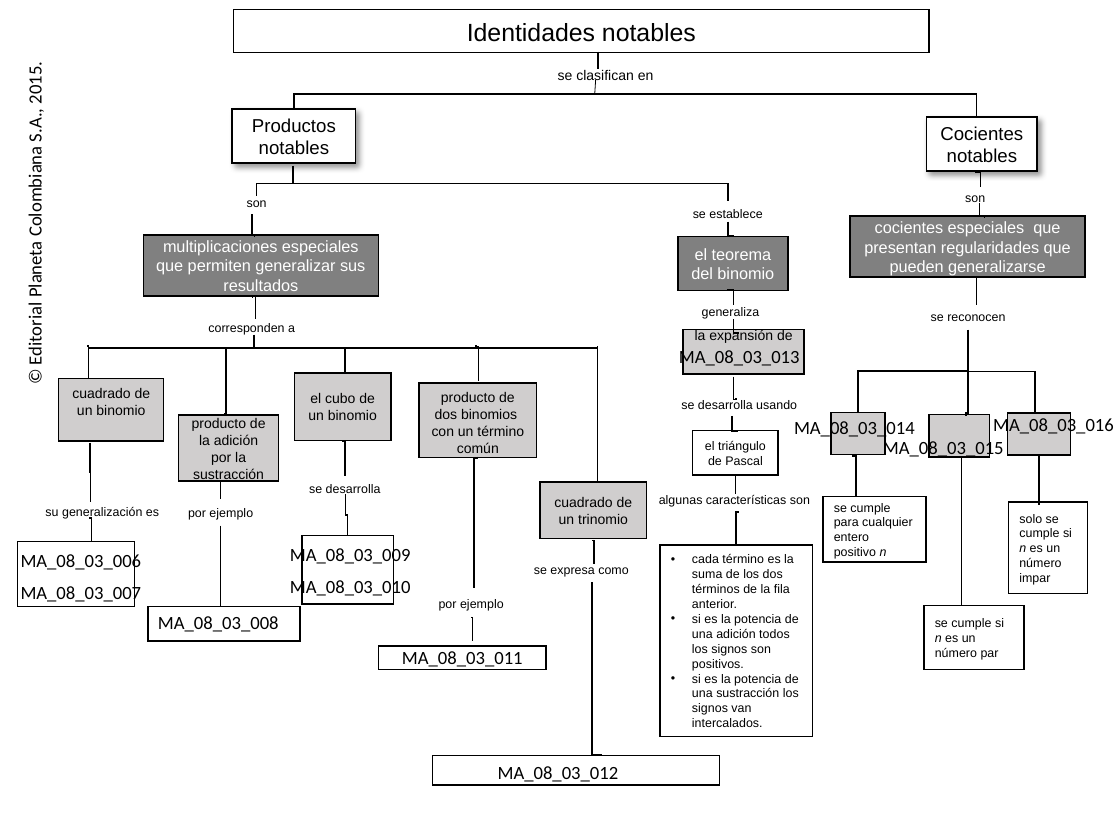
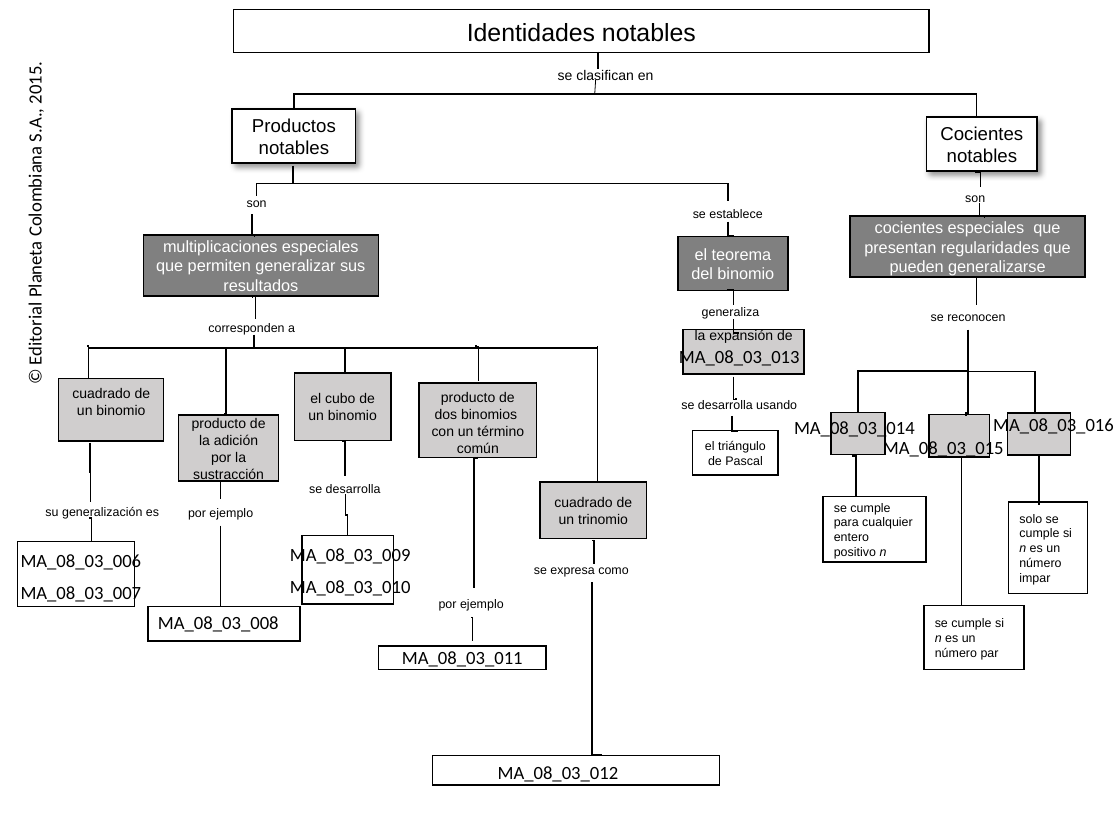
Before and after one commit to AulaPlanetaColombia/Matematicas, a slide deck: slide 1 of fuentes/contenidos/grado08/guion03/MA_08_03_CO_REC310.pptx. Drawn at 1120x840 pixels with LibreOffice and Linux fonts; fonts in the diff are those of the drawing; background and template pictures are left out. Boxes give left, top, right and bottom in pixels: in the first picture for what was removed or moved away, otherwise in the second. Text is boxed around its words. In the diff, an @@ line names an element or a change of style, - is before the commit and + after.

```diff
--- a/fuentes/contenidos/grado08/guion03/MA_08_03_CO_REC310.pptx
+++ b/fuentes/contenidos/grado08/guion03/MA_08_03_CO_REC310.pptx
@@ elbow line removed from (736, 475) to (736, 494) @@
@@ text removed at box(659, 495, 810, 507) @@
-algunas características son
@@ elbow line removed from (738, 513) to (736, 545) @@
@@ rectangle removed at box(660, 545, 812, 737) @@
-• cada término es la suma de los dos términos de la fila anterior.
-• si es la potencia de una adición todos los signos son positivos.
-• si es la potencia de una sustracción los signos van intercalados.
```
Also in this commit, not shown: 44 other files.
